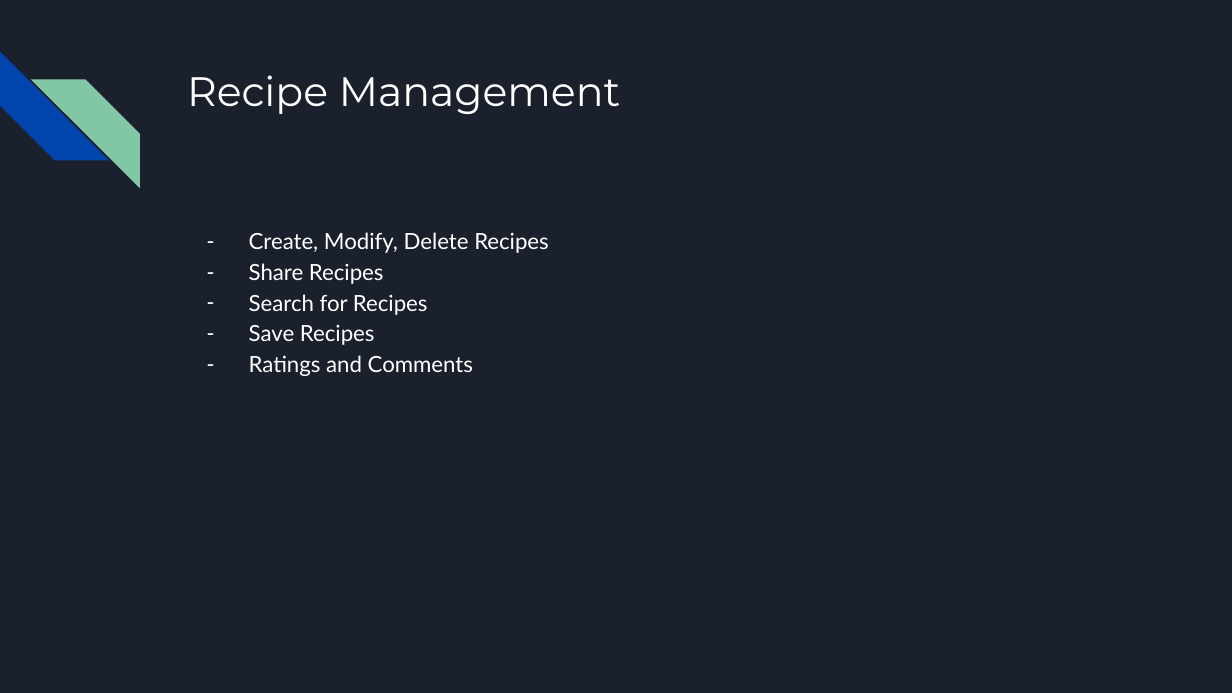
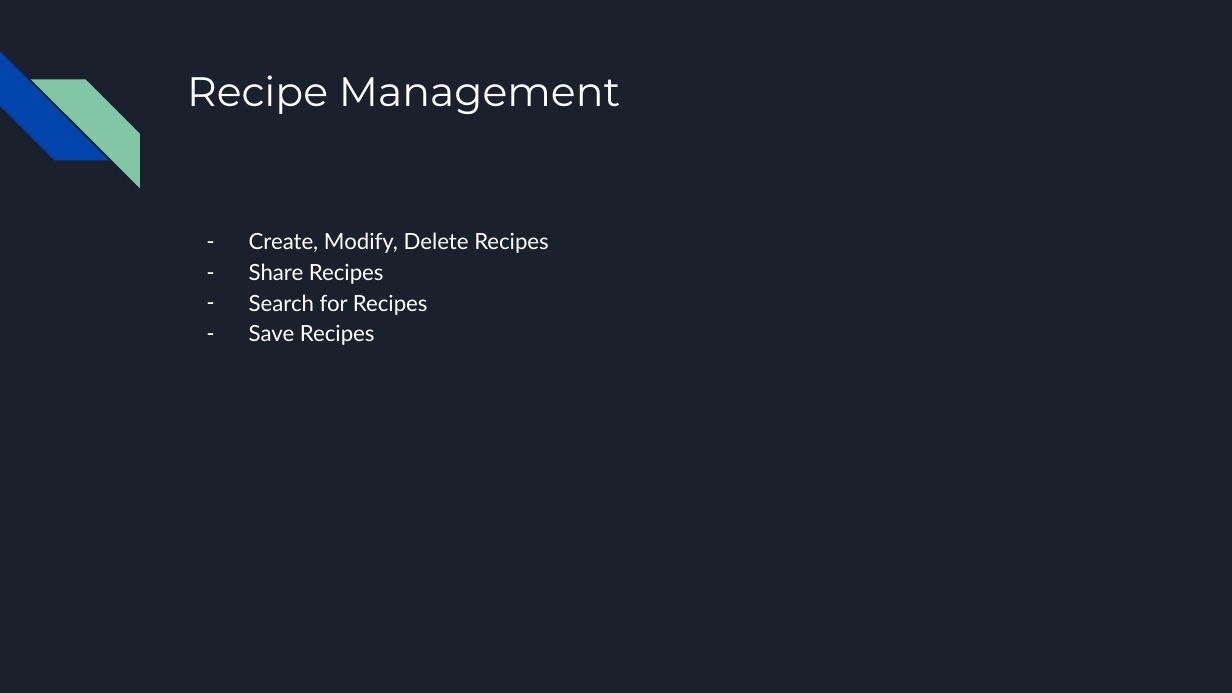
Before and after one commit to TNel51/cookbook-connect, a slide deck: slide 3 of documents/project-requirements-presentation.pptx. Drawn at 1232x693 pixels with LibreOffice and Linux fonts; fonts in the diff are those of the drawing. Boxes give left, top, right and bottom in pixels: in the first picture for what was removed or moved away, otherwise in the second. Text is boxed around its words. In the diff, an @@ line names an element or a change of style, - is before the commit and + after.

Commit message:
Update ppt

```diff
--- a/documents/project-requirements-presentation.pptx
+++ b/documents/project-requirements-presentation.pptx
@@ text at (249,355,473,376): paragraph removed @@
-– Ratings and Comments
```
